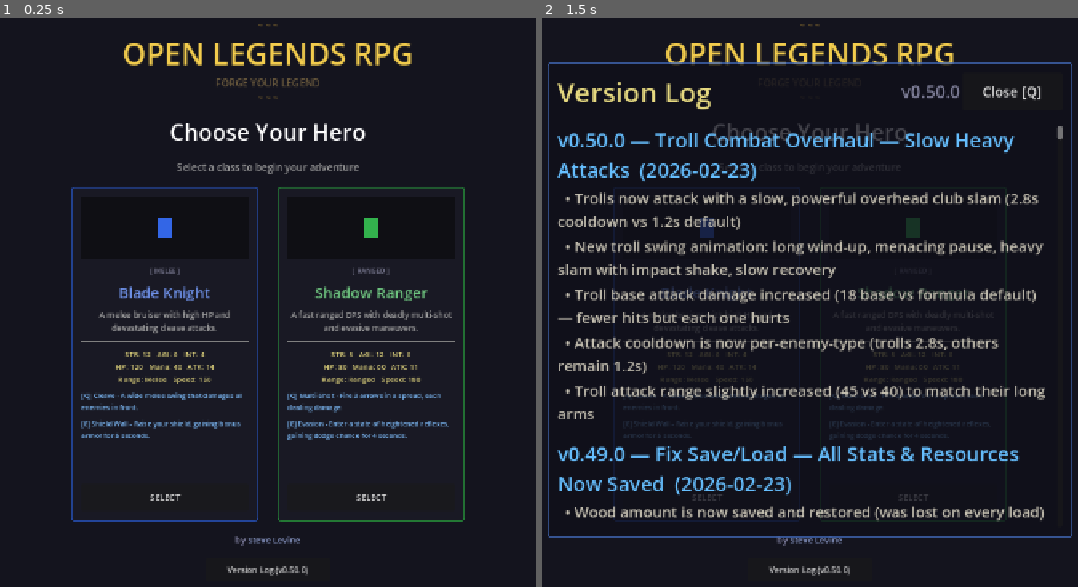
Above: before the commit, frames 1-2 (left to right).
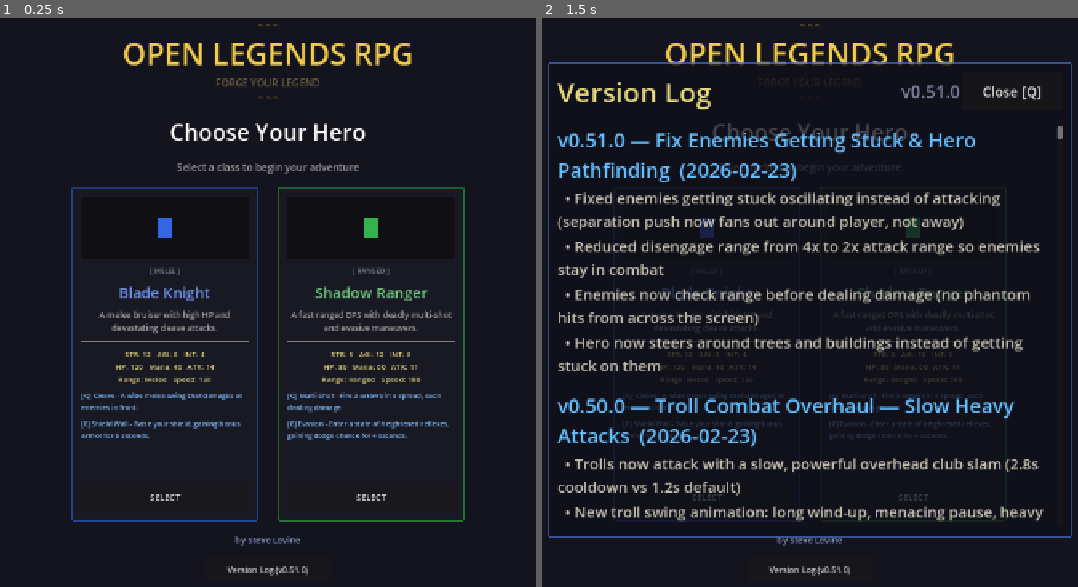
Above: after the commit, the same moments.

Repository: slxny/legends-open-rpg
Game: Godot game, scene res://scenes/main.tscn
Same seed, same stepped clock (60 frames per second), same inputs: the game is played once before the commit and once after it.
Inputs:
- Up to frame 1 (0.25 s): no input
- Up to frame 2 (1.5 s): click "Version Log (v0.50.0)" (after the commit: "Version Log (v0.51.0)") at 0.5 s; click "SELECT" at 1.25 s

The runs differ from the first frame. In frame 1, less than 0.1% of the frame differs, in the area x 54-56%, y 96-98%; in frame 2, 15%, in the area x 2-94%, y 11-98%.

Commit message:
Fix enemies getting stuck and add hero obstacle avoidance
ENEMY ATTACK STUCK FIX:
Three interacting bugs caused enemies to oscillate between CHASE and
ATTACK states without ever dealing damage:

1. Separation push in ATTACK state pushed enemies AWAY from the player,
   often past the disengage range. They'd flip to CHASE, close back in,
   enter ATTACK, get pushed out again — infinite loop.
   Fix: project separation perpendicular to the target direction so
   enemies fan out around the player, not away from them. Reduced sep
   weight from 0.6 to 0.3 in attack state.

2. Disengage range was 4x attack range (e.g. 140px for 35px range),
   creating a huge dead zone where enemies were "in combat" but easily
   pushed out by separation.
   Fix: reduced to 2x attack range (70px).

3. No range check before dealing damage — enemies could swing from
   any distance within the disengage zone.
   Fix: added hit_range check (1.5x attack_range) before applying
   damage. If pushed too far, the attack whiffs.

HERO PATHFINDING:
The player had no pathfinding — just straight-line movement via
move_and_slide(). Clicking behind a tree caused the hero to walk
into it and get stuck permanently.

Fix: collision-based obstacle avoidance. After move_and_slide(),
if the player has been colliding for > 0.15s while moving to a
target, we read the collision normal and steer perpendicular to
it (choosing the direction closest to the target). This naturally
routes the hero around trees, buildings, and walls.

https://claude.ai/code/session_01L3b9EJLMRKJDXXWSLJCZYh

Diff:
--- a/scenes/enemies/enemy.gd
+++ b/scenes/enemies/enemy.gd
@@ -218,7 +218,7 @@
 	_aggro_range_sq = aggro_range * aggro_range
 	_chase_range_sq = chase_range * chase_range
 	_attack_range_sq = stats.attack_range * stats.attack_range
-	var disengage = stats.attack_range * 4.0
+	var disengage = stats.attack_range * 2.0
 	_attack_disengage_sq = disengage * disengage
 	var alert_range = aggro_range * ALERT_RANGE_MULTIPLIER
 	_alert_range_sq = alert_range * alert_range
@@ -512,20 +512,25 @@
 	if dist > 0.1:
 		var dir_to_target = to_target.normalized()
 		if dist < ideal_dist:
-			# Too close — gentle back-away
 			move_toward = -dir_to_target * stats.move_speed * 0.2
 		elif dist > ideal_dist + 3.0:
-			# Beyond ideal range — aggressively close in to maintain melee contact
 			var urgency = clampf((dist - ideal_dist) / (stats.attack_range * 0.5), 0.4, 1.0)
 			move_toward = dir_to_target * stats.move_speed * urgency
-	# Movement toward target takes priority over separation
-	velocity = move_toward + sep * 0.6
+
+		# Project separation perpendicular to target direction so enemies
+		# fan out around the player instead of being pushed away from them
+		var perp = Vector2(-dir_to_target.y, dir_to_target.x)
+		sep = perp * sep.dot(perp)
+
+	velocity = move_toward + sep * 0.3
 	move_and_slide()
 
 	_attack_timer -= delta
 	if _attack_timer <= 0:
 		_attack_timer = attack_cooldown
-		if target.has_method("take_damage"):
+		# Only deal damage if still close enough to actually hit
+		var hit_range_sq = stats.attack_range * stats.attack_range * 2.25  # 1.5x range
+		if dist_sq <= hit_range_sq and target.has_method("take_damage"):
 			var result = CombatManager.calculate_damage(get_stats_dict(), target.get_stats_dict())
 			target.take_damage(result["damage"], result["is_crit"])
 			_do_attack_lunge()
--- a/scenes/player/player.gd
+++ b/scenes/player/player.gd
@@ -24,6 +24,7 @@
 # Click-to-move
 var _move_target: Vector2 = Vector2.ZERO
 var _is_moving_to_target: bool = false
+var _stuck_time: float = 0.0  # Tracks how long we've been colliding while moving
 
 var _shadow: Sprite2D = null
 
@@ -272,6 +273,7 @@
 func move_to(world_pos: Vector2) -> void:
 	_move_target = world_pos
 	_is_moving_to_target = true
+	_stuck_time = 0.0
 	_spawn_move_indicator(_move_target)
 
 
@@ -338,6 +340,23 @@
 		velocity = velocity.move_toward(Vector2.ZERO, FRICTION * delta)
 
 	move_and_slide()
+
+	# Obstacle avoidance: when stuck on a tree/building, steer around it
+	if _is_moving_to_target and get_slide_collision_count() > 0 and desired_velocity.length_squared() > 1.0:
+		_stuck_time += delta
+		if _stuck_time > 0.15:
+			var col = get_slide_collision(0)
+			var normal = col.get_normal()
+			# Pick the perpendicular direction that is closest to the target
+			var perp1 = Vector2(-normal.y, normal.x)
+			var perp2 = Vector2(normal.y, -normal.x)
+			var target_dir = (_move_target - global_position).normalized()
+			var avoid_dir = perp1 if perp1.dot(target_dir) > perp2.dot(target_dir) else perp2
+			velocity = avoid_dir * stats.get_total_move_speed() * 0.8
+			move_and_slide()
+	else:
+		_stuck_time = 0.0
+
 	_update_walk_anim(delta)
 	stats.process_regen(delta)
 
--- a/scenes/ui/changelog_dialog.gd
+++ b/scenes/ui/changelog_dialog.gd
@@ -9,9 +9,20 @@
 var _is_visible: bool = false
 var _is_mobile: bool = false
 
-const GAME_VERSION := "v0.50.0"
+const GAME_VERSION := "v0.51.0"
 
 const CHANGELOG: Array[Dictionary] = [
+	{
+		"version": "v0.51.0",
+		"title": "Fix Enemies Getting Stuck & Hero Pathfinding",
+		"date": "2026-02-23",
+		"entries": [
+			"Fixed enemies getting stuck oscillating instead of attacking (separation push now fans out around player, not away)",
+			"Reduced disengage range from 4x to 2x attack range so enemies stay in combat",
+			"Enemies now check range before dealing damage (no phantom hits from across the screen)",
+			"Hero now steers around trees and buildings instead of getting stuck on them",
+		]
+	},
 	{
 		"version": "v0.50.0",
 		"title": "Troll Combat Overhaul — Slow Heavy Attacks",
